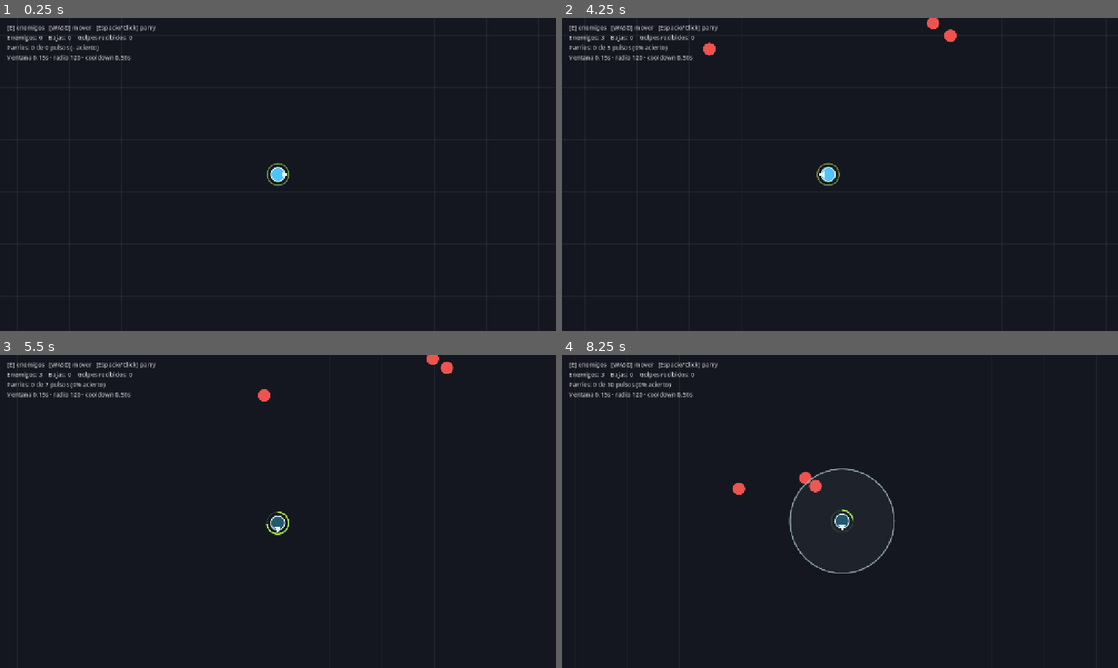
Above: before the commit, frames 1-4 (two rows, left to right).
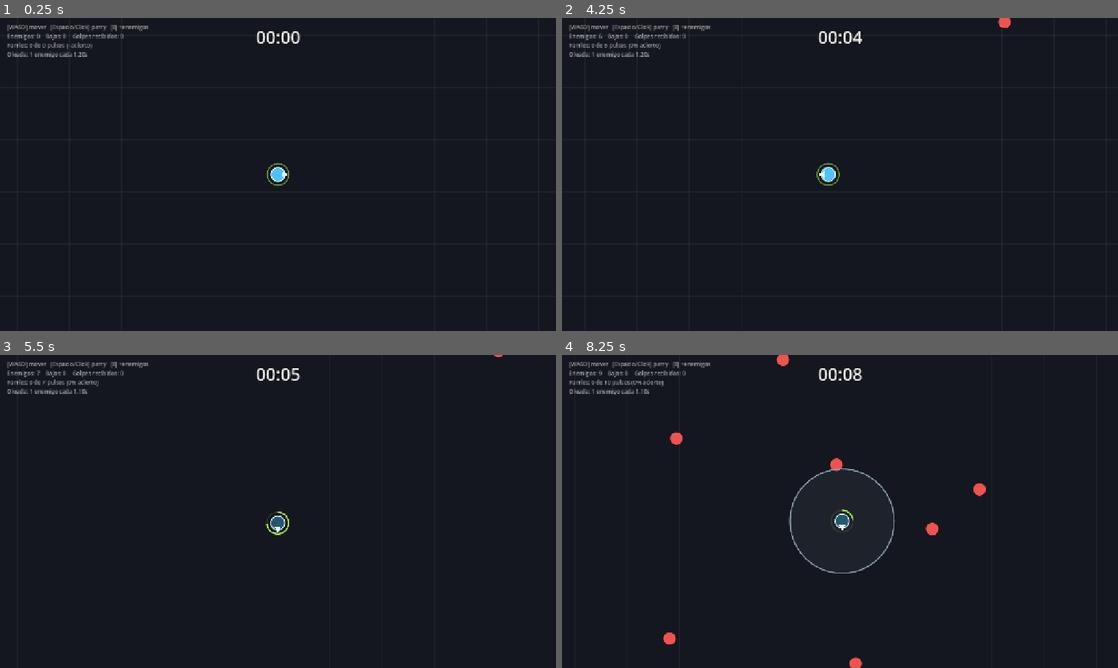
Above: after the commit, the same moments.

Repository: JesuaBetancor/survivor-prototype
Game: Godot game, scene res://scenes/main.tscn
Same seed, same stepped clock (60 frames per second), same inputs: the game is played once before the commit and once after it.
Inputs:
- Up to frame 1 (0.25 s): no input
- Up to frame 2 (4.25 s): tap Enter at 0.5 s; hold D (move_right) 0.53-1.28 s; tap Space (parry) every 0.75 s from 0.6 to 3.6 s; hold S (move_down) 1.28-2.03 s; hold D (move_right) 2.03-2.78 s; hold W (move_up) 2.78-3.53 s; hold A (move_left) from 3.53 s (still down); tap E (spawn_debug) at 4.15 s
- Up to frame 3 (5.5 s): tap Space (parry) at 4.35, 5.1 s; release A (move_left) at 5.03 s; hold S (move_down) from 5.03 s (still down)
- Up to frame 4 (8.25 s): release S (move_down) at 5.78 s; hold D (move_right) 5.78-6.53 s; tap Space (parry) every 0.75 s from 5.85 to 8.1 s; hold W (move_up) 6.53-7.28 s; hold D (move_right) 7.28-8.03 s; hold S (move_down) from 8.03 s (still down)

The runs differ from the first frame. In frame 1, 1.3% of the frame differs, in the area x 1-54%, y 2-14%; in frame 2, 1.6%; in frame 3, 1.5%; in frame 4, 2.1%, in the area x 1-77%, y 0-100%.

Commit message:
Phase 4: automatic waves and survival clock
Spawn cadence ramps by interpolating the spawn *rate* rather than the
interval, and squaring the progress, so the opening minute stays gentle and
the late run bites: 1 enemy/1.2s at the start, 8.3/s from four minutes on.

The run clock and the cadence both live on the fixed timestep. They were on
_process, which made the pressure depend on how fast the machine renders,
and made the ramp untestable; on physics the measured spawn counts match
the curve exactly.

Enemies spawn on a jittered ring at 820 px, past the viewport's ~734 px
half-diagonal, so they walk in instead of popping into view. max_alive caps
live enemies: there is no defeat condition until phase 5, so an idle run
would otherwise climb until the framerate died.

Telegraphing enemies draw at z_index 1. In a real wave the swarm buried the
wind-up rings completely, which quietly disables the only mechanic the game
has.

Co-Authored-By: Claude Opus 5 <noreply@anthropic.com>

Diff:
--- a/scenes/main.tscn
+++ b/scenes/main.tscn
@@ -20,12 +20,24 @@
 
 [node name="Player" parent="." instance=ExtResource("3_player")]
 
-[node name="DebugLayer" type="CanvasLayer" parent="."]
+[node name="HUD" type="CanvasLayer" parent="."]
 
-[node name="DebugLabel" type="Label" parent="DebugLayer"]
+[node name="TimeLabel" type="Label" parent="HUD"]
+anchor_right = 1.0
+offset_top = 16.0
+offset_bottom = 70.0
+grow_horizontal = 2
+theme_override_colors/font_color = Color(1, 1, 1, 0.95)
+theme_override_colors/font_outline_color = Color(0, 0, 0, 0.75)
+theme_override_constants/outline_size = 6
+theme_override_font_sizes/font_size = 40
+text = "00:00"
+horizontal_alignment = 1
+
+[node name="DebugLabel" type="Label" parent="HUD"]
 offset_left = 16.0
 offset_top = 12.0
 offset_right = 520.0
 offset_bottom = 140.0
-theme_override_colors/font_color = Color(1, 1, 1, 0.72)
-theme_override_font_sizes/font_size = 14
+theme_override_colors/font_color = Color(1, 1, 1, 0.6)
+theme_override_font_sizes/font_size = 13
--- a/scenes/player.tscn
+++ b/scenes/player.tscn
@@ -9,6 +9,7 @@
 radius = 120.0
 
 [node name="Player" type="CharacterBody2D"]
+z_index = 2
 collision_layer = 1
 collision_mask = 0
 script = ExtResource("1_player")
--- a/scripts/enemy.gd
+++ b/scripts/enemy.gd
@@ -62,6 +62,10 @@
 			_resolve_attack()
 		State.TELEGRAPH, State.RECOVERY:
 			velocity = Vector2.ZERO
+
+	# A telegraph buried under a swarm is a telegraph the player cannot answer,
+	# so winding-up enemies draw above the crowd.
+	z_index = 1 if state == State.TELEGRAPH else 0
 
 	queue_redraw()
 
--- a/scripts/main.gd
+++ b/scripts/main.gd
@@ -1,15 +1,18 @@
 extends Node2D
 
-## Root of the gameplay scene. Wires the arena bounds into the player, the
-## camera and the spawner, and keeps a debug readout until the real HUD lands
-## in phase 4.
+## Root of the gameplay scene. Owns the run clock, wires the arena bounds into
+## the player, the camera and the spawner, and drives the HUD.
 
 @onready var arena: Arena = $Arena
 @onready var player: Player = $Player
 @onready var spawner: Spawner = $Spawner
-@onready var debug_label: Label = $DebugLayer/DebugLabel
+@onready var time_label: Label = $HUD/TimeLabel
+@onready var debug_label: Label = $HUD/DebugLabel
 
-var _alive: int = 0
+## Single source of truth for elapsed survival time: both the HUD and the spawn
+## cadence read it, so the clock on screen always matches the pressure.
+var run_time: float = 0.0
+
 var _kills: int = 0
 var _hits_taken: int = 0
 var _pulses: int = 0
@@ -28,28 +31,43 @@
 	spawner.enemy_spawned.connect(_on_enemy_spawned)
 
 
+## The run clock drives both the HUD and the spawn cadence, so it lives on the
+## fixed timestep alongside them. Main sits above the spawner in the tree, so
+## the value is always current by the time the spawner reads it.
+func _physics_process(delta: float) -> void:
+	run_time += delta
+	spawner.run_time = run_time
+
+
 func _process(_delta: float) -> void:
-	var accuracy: String = "-"
-	if _pulses > 0:
-		accuracy = "%d%%" % roundi(100.0 * float(_pulses_connected) / float(_pulses))
-
+	time_label.text = format_clock(run_time)
 	debug_label.text = "\n".join([
-		"[E] enemigos   [WASD] mover   [Espacio/Click] parry",
-		"Enemigos: %d    Bajas: %d    Golpes recibidos: %d" % [_alive, _kills, _hits_taken],
-		"Parries: %d de %d pulsos (%s acierto)" % [_pulses_connected, _pulses, accuracy],
-		"Ventana %.2fs · radio %.0f · cooldown %.2fs" % [
-			player.parry_window, player.parry_radius, player.parry_cooldown],
+		"[WASD] mover   [Espacio/Click] parry   [E] +enemigos",
+		"Enemigos: %d    Bajas: %d    Golpes recibidos: %d" % [
+			spawner.alive_count, _kills, _hits_taken],
+		"Parries: %d de %d pulsos (%s acierto)" % [
+			_pulses_connected, _pulses, _accuracy_text()],
+		"Oleada: 1 enemigo cada %.2fs" % spawner.current_interval(),
 	])
 
 
+static func format_clock(seconds: float) -> String:
+	var total: int = int(seconds)
+	return "%02d:%02d" % [total / 60, total % 60]
+
+
+func _accuracy_text() -> String:
+	if _pulses == 0:
+		return "-"
+	return "%d%%" % roundi(100.0 * float(_pulses_connected) / float(_pulses))
+
+
 func _on_enemy_spawned(enemy: Enemy) -> void:
-	_alive += 1
 	enemy.died.connect(_on_enemy_died)
 	enemy.hit_player.connect(_on_player_hit)
 
 
 func _on_enemy_died(_enemy: Enemy, _xp: int) -> void:
-	_alive -= 1
 	_kills += 1
 
 
--- a/scripts/spawner.gd
+++ b/scripts/spawner.gd
@@ -1,27 +1,73 @@
 class_name Spawner
 extends Node2D
 
-## Phase 2: manual spawning only, driven by the `spawn_debug` key, so the state
-## machine can be inspected in isolation. Phase 4 replaces the input hook with a
-## timer; `spawn()` itself stays as-is.
+## Automatic wave spawning. Cadence tightens over the run, and the spawn ring
+## sits outside the viewport so enemies walk in rather than popping into view.
 
 signal enemy_spawned(enemy: Enemy)
 
 @export var enemy_scene: PackedScene
 @export var default_type: EnemyType
-## How far from the player enemies appear. Wide enough to watch the full
-## approach, close enough not to wait for it.
-@export var spawn_ring_radius: float = 420.0
+
+@export_group("Cadence")
+## Seconds between spawns at the very start of a run.
+@export var base_interval: float = 1.2
+## Floor on the interval, however long the run goes.
+@export var min_interval: float = 0.12
+## How long the ramp from base to min takes.
+@export var ramp_seconds: float = 240.0
+## Hard cap on live enemies. There is no defeat condition until phase 5, so
+## without this an idle run climbs until the framerate dies.
+@export var max_alive: int = 220
+
+@export_group("Placement")
+## Beyond the 1280x720 viewport's half-diagonal (~734 px), so enemies appear
+## off-screen. Jitter keeps them from arriving in a clean circle.
+@export var spawn_ring_radius: float = 820.0
+@export var spawn_ring_jitter: float = 70.0
+
+@export_group("Debug")
+## Kept from phase 2: handy for forcing a crowd instead of waiting for the ramp.
 @export var debug_burst_count: int = 3
 
 var target: Node2D
 var bounds: Rect2
+var spawning_enabled: bool = true
+## Run clock, owned by Main so the HUD and the cadence never drift apart.
+var run_time: float = 0.0
+
+var alive_count: int = 0
+var _accumulator: float = 0.0
+
+
+## Fixed timestep: the cadence is gameplay, so it should not depend on how fast
+## the machine happens to be rendering.
+func _physics_process(delta: float) -> void:
+	if not spawning_enabled:
+		return
+
+	_accumulator += delta
+	var interval: float = current_interval()
+	while _accumulator >= interval:
+		_accumulator -= interval
+		if alive_count < max_alive:
+			spawn(default_type)
+		interval = current_interval()
 
 
 func _unhandled_input(event: InputEvent) -> void:
 	if event.is_action_pressed("spawn_debug"):
 		for i: int in debug_burst_count:
 			spawn(default_type)
+
+
+## Interpolating the spawn *rate* rather than the interval keeps the opening
+## minute gentle and makes the late ramp bite; squaring the progress delays the
+## bite further still.
+func current_interval() -> float:
+	var progress: float = clampf(run_time / ramp_seconds, 0.0, 1.0)
+	var rate: float = lerpf(1.0 / base_interval, 1.0 / min_interval, progress * progress)
+	return 1.0 / rate
 
 
 func spawn(type: EnemyType) -> Enemy:
@@ -33,17 +79,24 @@
 	enemy.type = type
 	enemy.target = target
 	enemy.global_position = _pick_spawn_point()
+	enemy.died.connect(_on_enemy_died)
 
 	add_child(enemy)
+	alive_count += 1
 	enemy_spawned.emit(enemy)
 	return enemy
 
 
-## A random point on a ring around the player, kept inside the arena so enemies
-## never spawn outside the playable area.
+func _on_enemy_died(_enemy: Enemy, _xp: int) -> void:
+	alive_count -= 1
+
+
+## A jittered point on a ring around the player, kept inside the arena so
+## enemies never spawn outside the playable area.
 func _pick_spawn_point() -> Vector2:
 	var angle: float = randf() * TAU
-	var point: Vector2 = target.global_position + Vector2.from_angle(angle) * spawn_ring_radius
+	var distance: float = spawn_ring_radius + randf_range(-spawn_ring_jitter, spawn_ring_jitter)
+	var point: Vector2 = target.global_position + Vector2.from_angle(angle) * distance
 
 	if bounds.has_area():
 		var margin: float = 24.0
